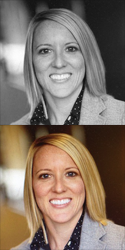
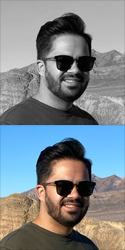
The second 125x250 image is a revision of the first. Changes to its layers:
added layer "hitesh_sharma" above "jessica_weaver" over [0, 0, 125, 250]
hid "jessica_weaver" over [0, 0, 125, 250]
